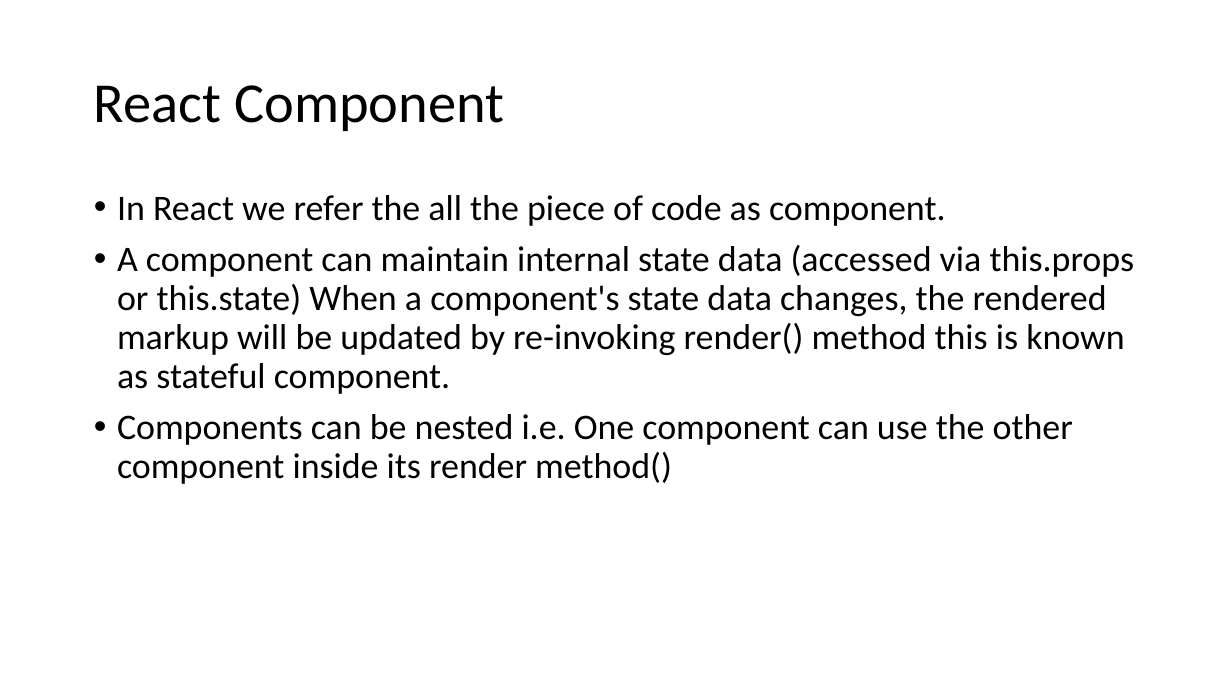
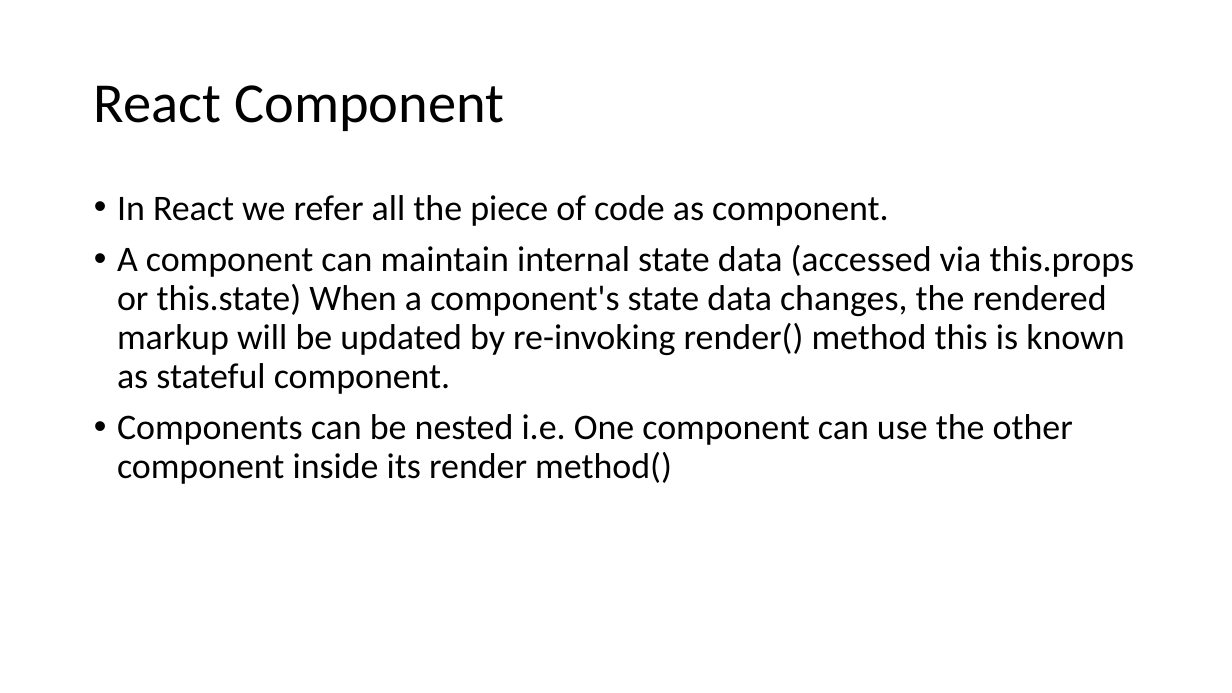
Before and after one commit to awahab29/samplealt, a slide deck: slide 28 of React.pptx. Drawn at 1232x693 pixels with LibreOffice and Linux fonts; fonts in the diff are those of the drawing. Boxes give left, top, right and bottom in pixels: in the first picture for what was removed or moved away, otherwise in the second. Text is boxed around its words. In the diff, an @@ line names an element or a change of style, - is before the commit and + after.

Commit message:
ppt in progress

```diff
--- a/React.pptx
+++ b/React.pptx
@@ text at <box>117,195,888,226</box>: text changed @@
-• In React we refer the all the piece of code as component.
+• In React we refer all the piece of code as component.
```
Also in this commit, not shown: 2 other slides changed.
